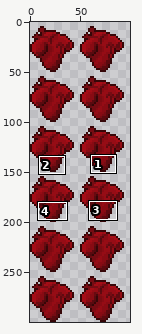
File history of a sprite sheet, resources/Characters/TestChar2.png. The picture above shows the old version from afar; the outline marks the close-up.
Close-up. Old version:
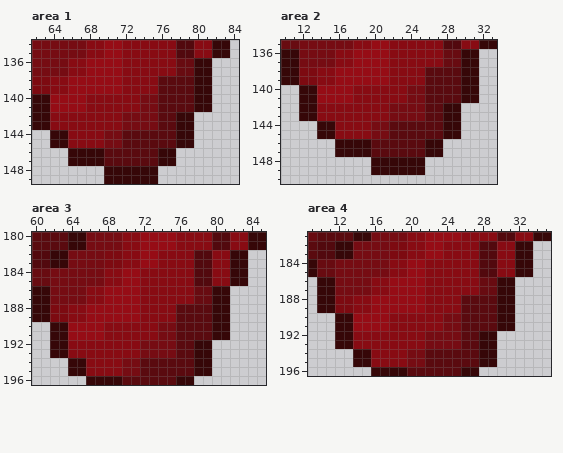
The file is 100x300 pixels. Colours within 5 levels of each other are drawn and written as one. Shown: area 1: x 62..84, y 134..149; area 2: x 10..33, y 135..150; area 3: x 60..85, y 180..196; area 4: x 9..35, y 181..196. The commit also changed other parts of the picture, which this record leaves out.
After:
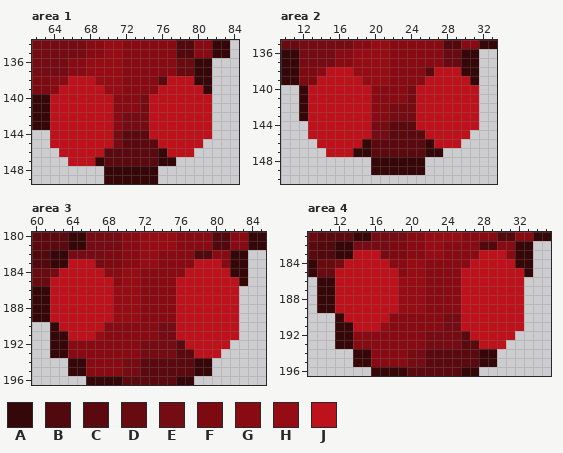
Palette (. is transparent): A #360708  B #52090e  C #5a0a0f  D #680b11  E #760c13  F #7d0a11  G #880b13  H #960c15  J #bd111c
Diff:
Area 1:
y 138: x 66..68 HHH -> JJJ; x 77..79 CCC -> JJJ
y 139: x 65..69 GHHHH -> JJJJJ; x 76..80 CCCCA -> JJJJJ
y 140..141: x 64..70 HHHHGGG -> JJJJJJJ; x 75..81 ECCCCAA -> JJJJJJJ
y 142..143: x 64..70 GGGGGGG -> JJJJJJJ; x 75..81 ECCAA.. -> JJJJJJJ
y 144: x 64..70 AAGGGGE -> JJJJJJJ; x 75..81 CCCAA.. -> JJJJJJJ
y 145: x 64..70 AAGGGGE -> JJJJJJJ; x 76..80 CCAA. -> JJJJJ
y 146: x 65..69 .AAAA -> JJJJJ; x 77..79 A.. -> JJJ
y 147: x 66..68 AAA -> JJJ
Area 2:
y 138: x 15..17 GHH -> JJJ; x 27..29 CCC -> JJJ
y 139: x 14..18 GGHHH -> JJJJJ; x 26..30 CCCCA -> JJJJJ
y 140..141: x 13..19 AHHHHGG -> JJJJJJJ; x 25..31 ECCCCAA -> JJJJJJJ
y 142..143: x 13..19 AGGGGGG -> JJJJJJJ; x 25..31 ECCAA.. -> JJJJJJJ
y 144: x 13..19 .AAGGGG -> JJJJJJJ; x 25..31 CCCAA.. -> JJJJJJJ
y 145: x 13..19 .AAGGGG -> JJJJJJJ; x 26..30 CCAA. -> JJJJJ
y 146: x 14..18 ..AAA -> JJJJJ; x 27..29 A.. -> JJJ
y 147: x 15..17 .AA -> JJJ
Area 3:
y 183: x 64..66 EEE -> JJJ; x 78..80 BBG -> JJJ
y 184: x 63..67 EEEEE -> JJJJJ; x 77..81 GBBGG -> JJJJJ
y 185: x 62..68 EEEEEEG -> JJJJJJJ; x 76..82 GGBBGGA -> JJJJJJJ
y 186..187: x 62..68 EEEEGGH -> JJJJJJJ; x 76..82 GGDDAA. -> JJJJJJJ
y 188..189: x 62..68 FFGGHHH -> JJJJJJJ; x 76..82 CCCCAA. -> JJJJJJJ
y 190: x 63..67 AHHHH -> JJJJJ; x 76..82 CCCCAA. -> JJJJJJJ
y 191: x 64..66 HHH -> JJJ; x 76..82 CCCCAA. -> JJJJJJJ
y 192: x 77..81 CAA.. -> JJJJJ
y 193: x 78..80 AA. -> JJJ
Area 4:
y 183: x 14..16 EEE -> JJJ; x 28..30 BBG -> JJJ
y 184: x 13..17 EEEEE -> JJJJJ; x 27..31 GBBGG -> JJJJJ
y 185: x 12..18 EEEEEEG -> JJJJJJJ; x 26..32 GGBBGGA -> JJJJJJJ
y 186..187: x 12..18 EEEEGGH -> JJJJJJJ; x 26..32 GGDDAA. -> JJJJJJJ
y 188..189: x 12..18 FFGGHHH -> JJJJJJJ; x 26..32 CCCCAA. -> JJJJJJJ
y 190: x 13..17 AHHHH -> JJJJJ; x 26..32 CCCCAA. -> JJJJJJJ
y 191: x 14..16 HHH -> JJJ; x 26..32 CCCCAA. -> JJJJJJJ
y 192: x 27..31 CAA.. -> JJJJJ
y 193: x 28..30 AA. -> JJJ
Changed places in both close-ups, as pixel boxes (x1, y1, x2, y2):
changed: (50, 76, 113, 166)
changed: (149, 76, 212, 157)
changed: (308, 67, 371, 157)
changed: (416, 67, 479, 148)
changed: (50, 259, 113, 340)
changed: (176, 259, 239, 358)
changed: (335, 250, 398, 331)
changed: (461, 250, 524, 349)
